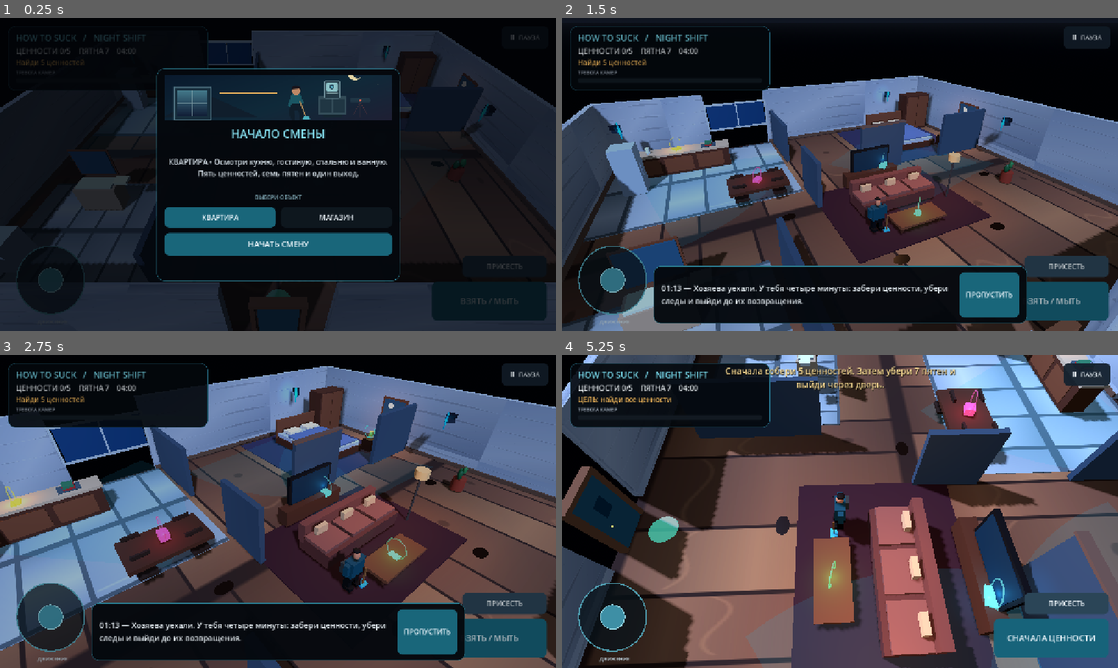
Above: before the commit, frames 1-4 (two rows, left to right).
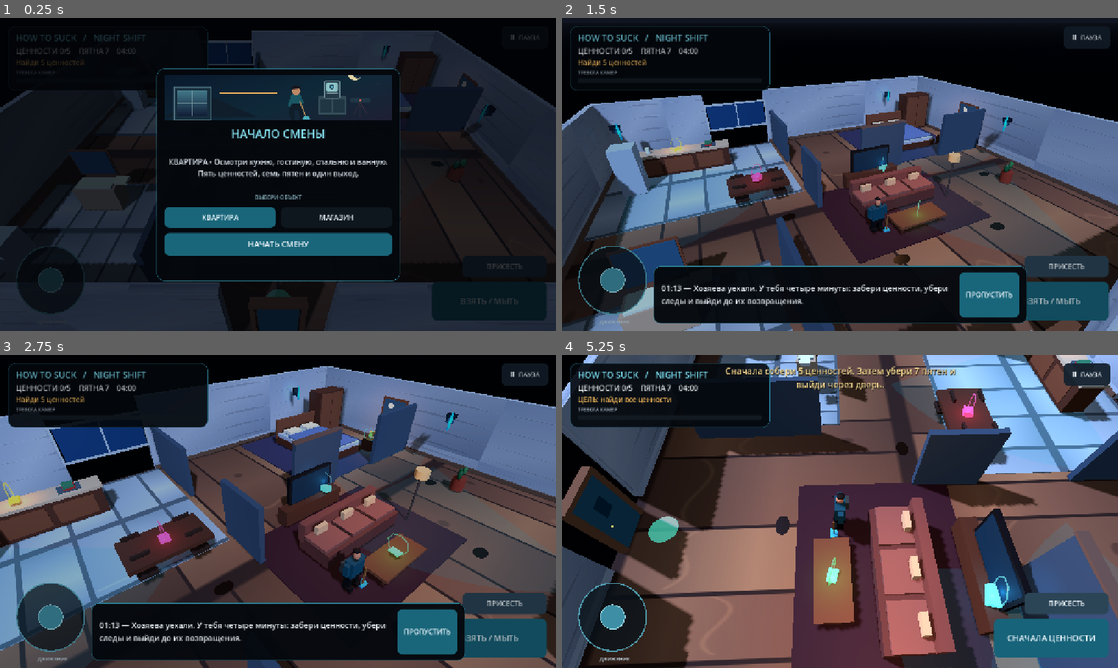
Above: after the commit, the same moments.

Repository: kirovo389-creator/How-to-suck
Game: Godot game, scene res://scenes/main.tscn
Same seed, same stepped clock (60 frames per second), same inputs: the game is played once before the commit and once after it. Sound files missing from this copy of the repository are replaced by a short silence.
Inputs (mouse positions are in pixels of both pictures, inside the frame that each line leads up to):
- Up to frame 1 (0.25 s): no input
- Up to frame 2 (1.5 s): click "НАЧАТЬ СМЕНУ" at 0.5 s; move the mouse to (962, 158) at 1.27 s; hold Right (ui_right) from 1.28 s (still down); click (962, 158) at 1.42 s
- Up to frame 3 (2.75 s): release Right (ui_right) at 2 s; drag from (166, 527) to (250, 574) at 2.02 s
- Up to frame 4 (5.25 s): move the mouse to (895, 442) at 2.77 s; hold Right (ui_right) 2.78-3.5 s; drag from (812, 574) to (673, 464) at 3.52 s; move the mouse to (1006, 558) at 4.27 s; hold Left (ui_left) 4.28-5 s; drag from (673, 464) to (756, 433) at 5.02 s

The runs differ from the first frame. In frame 1, less than 0.1% of the frame differs, in the area x 68-88%, y 8-30%; in frame 2, 0.3%; in frame 3, 0.6%; in frame 4, 1.0%, in the area x 45-100%, y 8-100%.

Commit message:
Apply crouch collision changes safely outside physics callbacks

Diff:
--- a/scripts/player.gd
+++ b/scripts/player.gd
@@ -36,9 +36,13 @@
     move_speed = _standing_speed * 0.58 if enabled else _standing_speed
     if is_instance_valid(_visual_root):
         _visual_root.scale.y = 0.72 if enabled else 1.0
-    if is_instance_valid(_capsule) and is_instance_valid(_collider):
-        _capsule.height = 1.12 if enabled else 1.58
-        _collider.position.y = 0.56 if enabled else 0.79
+    call_deferred("_apply_crouch_collision", enabled)
+
+func _apply_crouch_collision(enabled: bool) -> void:
+    if not is_instance_valid(_capsule) or not is_instance_valid(_collider):
+        return
+    _capsule.height = 1.12 if enabled else 1.58
+    _collider.position.y = 0.56 if enabled else 0.79
 
 func _physics_process(delta: float) -> void:
     var keyboard := Vector2(
--- a/tests/gameplay_smoke_test.gd
+++ b/tests/gameplay_smoke_test.gd
@@ -159,6 +159,7 @@
     main.call("_skip_cutscene")
     _check(not bool(main.get("cutscene_playing")), "opening cinematic can be skipped")
     main.call("_toggle_crouch")
+    await process_frame
     _check(bool(player.get("is_crouching")), "crouch mode can be enabled")
     _check(float(player.get("move_speed")) < 4.0, "crouch mode reduces movement speed")
     _check(is_equal_approx(float((player.get_node("CharacterVisual") as Node3D).scale.y), 0.72),
@@ -167,6 +168,7 @@
     _check(is_equal_approx((player_collider.shape as CapsuleShape3D).height, 1.12),
         "crouch lowers the physical collision capsule")
     main.call("_toggle_crouch")
+    await process_frame
     _check(not bool(player.get("is_crouching")), "crouch mode can be disabled")
     _check(is_equal_approx(float((player.get_node("CharacterVisual") as Node3D).scale.y), 1.0),
         "standing restores the character visuals")
Not shown, changed: tools/validate_project.py
